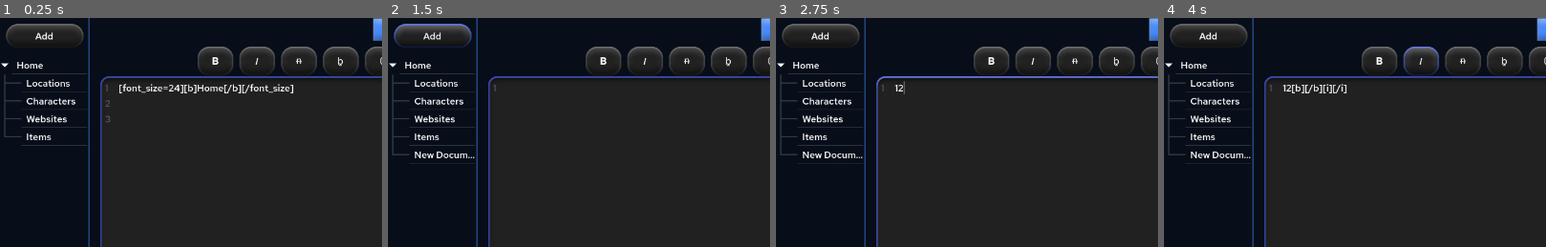
Above: before the commit, frames 1-4 (left to right).
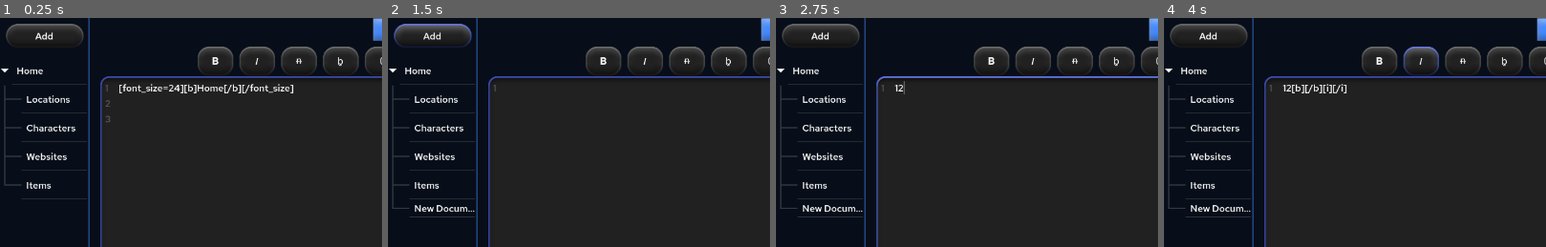
Above: after the commit, the same moments.

Repository: hellory4n/Lole
Game: Godot game, scene res://lole_idk/lole.tscn
Same seed, same stepped clock (60 frames per second), same inputs: the game is played once before the commit and once after it.
Inputs (mouse positions are % of the whole screen's width and height, from its top left):
- Up to frame 1 (0.25 s): no input
- Up to frame 2 (1.5 s): click (56, 56) at 0.52 s; type "12" at 0.6 s; click "Add" at 1.25 s
- Up to frame 3 (2.75 s): click (56, 56) at 2.02 s; type "12" at 2.1 s
- Up to frame 4 (4 s): click "B" at 2.75 s; click "I" at 3.5 s
The pictures show only the part of the screen within x 0-50%, y 0-50%; the shares and areas given below are measured in that part.

The runs differ from the first frame. In frame 1, 2.4% of the frame differs, in the area x 0-23%, y 19-80%; in frame 2, 2.9%, in the area x 0-23%, y 19-88%; in frame 3, 2.9%; in frame 4, 2.9%.

Commit message:
this half works

Diff:
--- a/lole_idk/document_tree.gd
+++ b/lole_idk/document_tree.gd
@@ -30,6 +30,7 @@
 	var yes = create_item(tree_item_parent)
 	yes.set_text(0, page.name)
 	yes.set_editable(0, true)
+	yes.custom_minimum_height = 40
 
 	var m = writer.instantiate()
 	m.get_node("TabContainer/Writer/Gkggg").text = page.content
--- a/lole_idk/encyclopedia.gd
+++ b/lole_idk/encyclopedia.gd
@@ -2,12 +2,38 @@
 
 @export var document_tree: Page
 
+func to_dict(page: Page) -> Dictionary:
+	var m = {
+		"name": page.name,
+		"content": page.content,
+		"children": []
+	}
+
+	for fisjgs in m["children"]:
+		var j = to_dict(fisjgs)
+		m["children"].append(j)
+
+	return m
+
+func from_dict(m: Dictionary) -> Page:
+	var g = Page.new(m["name"], m["content"])
+
+	for hjdhd in m["children"]:
+		var gjsg = from_dict(hjdhd)
+		g.children.append(gjsg)
+
+	return g
+
 func save():
-	ResourceSaver.save(document_tree, "user://document_tree.tres")
+	var yes = JSON.stringify(to_dict(document_tree), "    ")
+	var file = FileAccess.open("user://document_tree.json", FileAccess.WRITE)
+	file.store_string(yes)
 
 func _init():
-	if ResourceLoader.exists("user://document_tree.tres"):
-		document_tree = load("user://document.tree.tres")
+	if FileAccess.file_exists("user://document_tree.json"):
+		var file = FileAccess.open("user://document_tree.json", FileAccess.READ)
+		var m = file.get_as_text()
+		document_tree = from_dict(JSON.parse_string(m))
 	else:
 		generate_new_tree()
 
@@ -19,8 +45,7 @@
 	))
 	document_tree.children.append(Page.new(
 		"Characters",
-		"[font_size=24][b]Characters[/b][/font_size]\n
-		Here you may put the characters of the game."
+		"[font_size=24][b]Characters[/b][/font_size]\nHere you may put the characters of the game."
 	))
 	document_tree.children.append(Page.new(
 		"Websites",
Not shown: 23 places in theme/Theme.tres that only renumber resources
